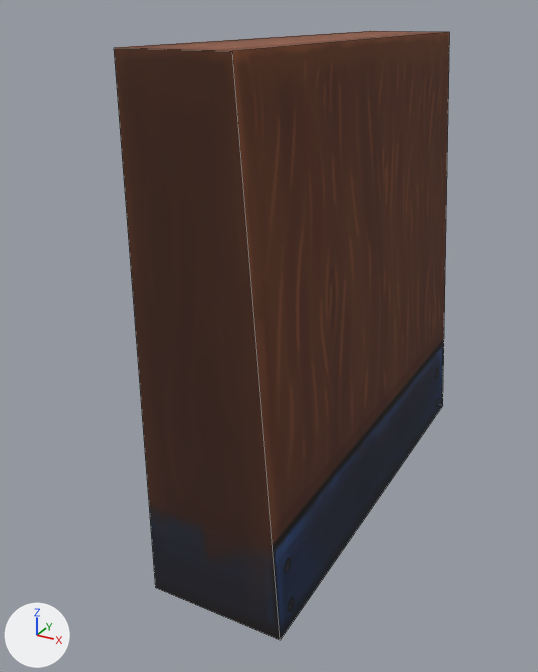
Two versions of the FBX model Assets/ART ASSETS/3D MODELS/TILESETS/Airship/Models/Airship_Wall.fbx, one commit apart.
Before and after are seen from a camera (50 mm lens) standing at (2.61, -5.62, 4.21) and looking at (-0.25, -0.42, 1.6). Arrows for +X, +Y and +Z are at lower left; the lights stay in place. Mesh edges are drawn as thin lines.

Objects in the first picture: 'Airship_Wall'.
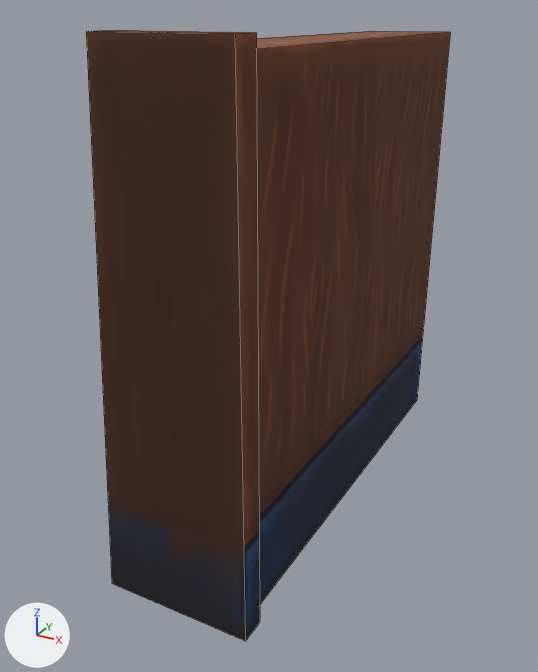
Scene script edits in JSON lines:
```json
{"block": "me_airship_wall_mesh", "where": "# used by ob_airship_wall; location = (0.0, 0.0, 0.0)"}
{"op": "remove", "block": "me_airship_wall_mesh", "code": "me_airship_wall_mesh.from_pydata(...)  # 8 vertices, 5 faces; spans x -0.41..0.72, y -2.0..2.0, z 0.0..4.0"}
{"op": "add", "block": "me_airship_wall_mesh", "code": "me_airship_wall_mesh.from_pydata(...)  # 16 vertices, 8 faces; spans x -0.74..0.5, y -2.13..1.99, z 0.0..4.09"}
{"block": "me_airship_wall_mesh", "change": "me_airship_wall_mesh part 1"}
{"block": "me_airship_wall_mesh", "change": "7 vertices are removed from x -0.41..0.72, y -2.0..2.0, z 0.0..4.0"}
{"block": "me_airship_wall_mesh", "change": "5 faces are deleted"}
{"block": "me_airship_wall_mesh", "change": "15 vertices are added at x -0.74..0.5, y -2.13..1.99, z 0.0..4.09"}
{"block": "me_airship_wall_mesh", "change": "8 new faces join them"}
```

Boxes (x1, y1, x2, y2) around the edits, measured in the pictures (538 x 672 px):
```json
{"object": "Airship_Wall", "change": "reshaped", "before": [114, 31, 450, 640], "after": [86, 30, 451, 642], "on screen": "9% wider"}
```
